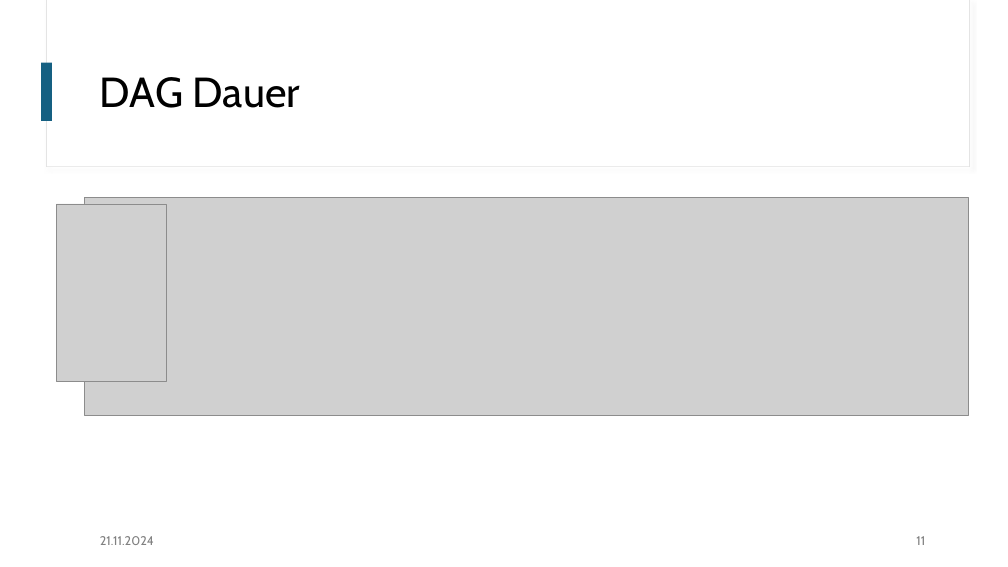
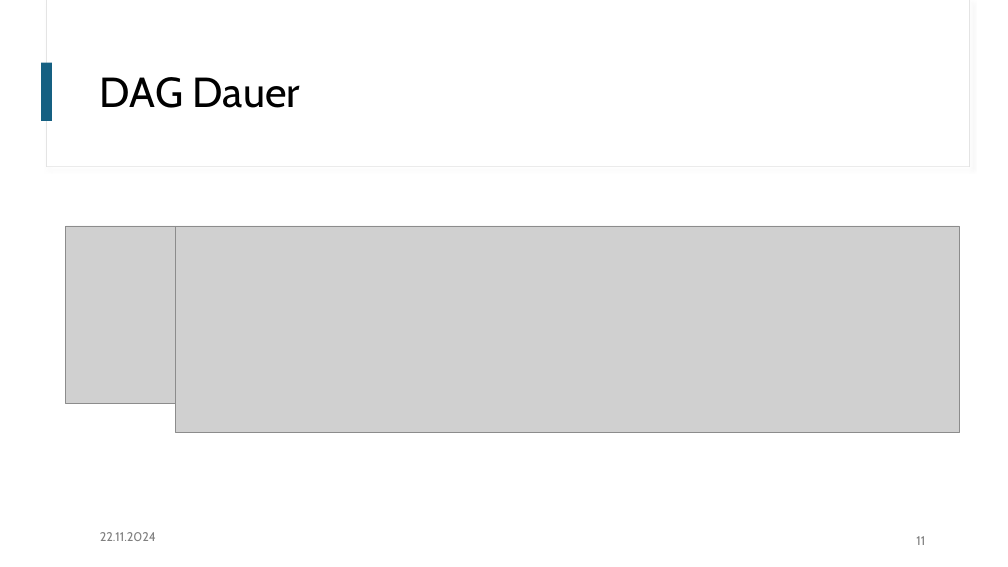
Before and after one commit to grxver7/Big-Data-Exam, a slide deck: slide 11 of Big Data PowerPoint.pptx. Drawn at 1008x567 pixels with LibreOffice and Linux fonts; fonts in the diff are those of the drawing; grey boxes stand for pictures. Boxes give left, top, right and bottom in pixels: in the first picture for what was removed or moved away, otherwise in the second. Text is boxed around its words. In the diff, an @@ line names an element or a change of style, - is before the commit and + after.

```diff
--- a/Big Data PowerPoint.pptx
+++ b/Big Data PowerPoint.pptx
@@ picture moved from (x1=57, y1=204, x2=167, y2=382) to (x1=66, y1=226, x2=176, y2=404) @@
@@ picture resized from (x1=84, y1=198, x2=969, y2=416) to (x1=176, y1=226, x2=960, y2=433) @@
@@ text at (x1=100, y1=532, x2=156, y2=541): text changed @@
-21.11.2024
+22.11.2024
```
Also in this commit, not shown: 25 other slides changed.
